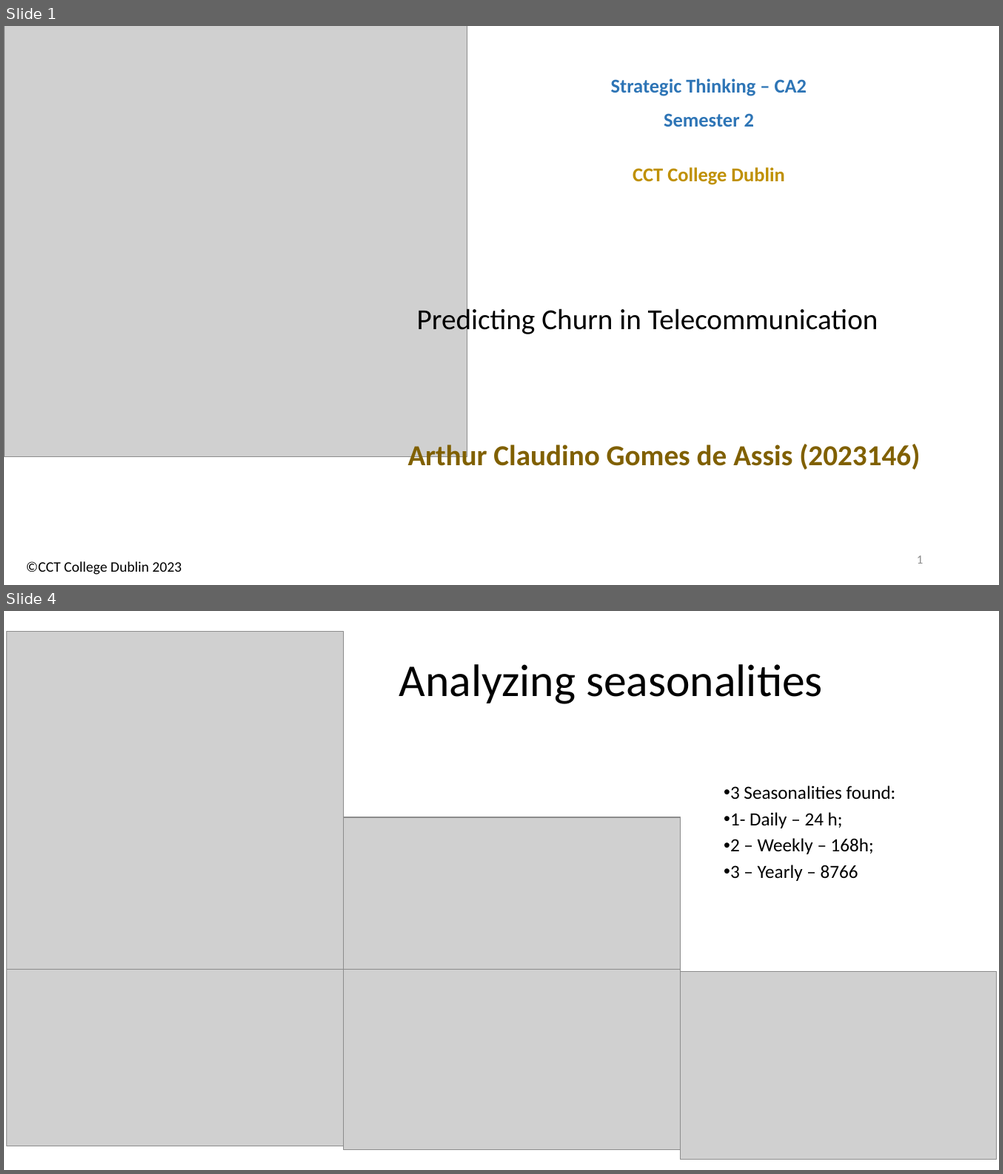
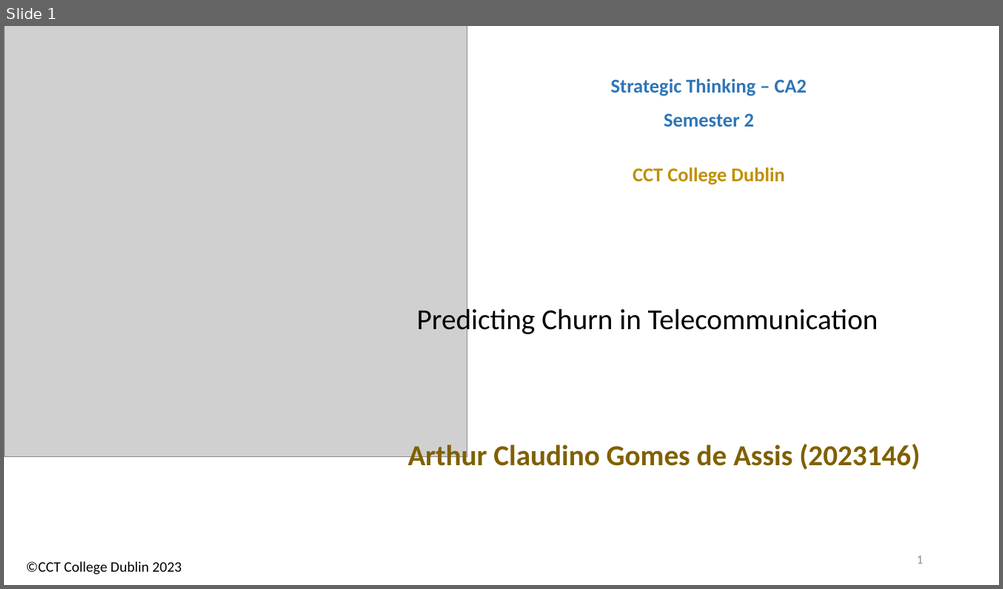
Before and after one commit to arthurcct2023/Python-Predicting-Churn-in-Telecommunication, a slide deck: ArthurAssis_ST_HDip_CA2_Semester2.pptx. Shown one above the other, each under a label of ours: slides 1 and 4 before the commit, slide 1 after it; the slides between them are not shown. The pictures are 1003x1174 and 1003x589 pixels, drawn with LibreOffice and Linux fonts; fonts in the diff are those of the drawing; grey boxes stand for pictures. Boxes give left, top, right and bottom in pixels: in the first picture for what was removed or moved away, otherwise in the second. Text is boxed around its words. In the diff, an @@ line names an element or a change of style, - is before the commit and + after.

```diff
--- a/ArthurAssis_ST_HDip_CA2_Semester2.pptx
+++ b/ArthurAssis_ST_HDip_CA2_Semester2.pptx
@@ slide 4 removed at (x1=4, y1=611, x2=999, y2=1170), background #FFFFFF @@
@@ picture removed at (x1=6, y1=632, x2=344, y2=970) @@
@@ title removed at (x1=399, y1=664, x2=822, y2=704) @@
-Analyzing seasonalities
@@ text removed at (x1=730, y1=786, x2=896, y2=881) @@
-• 3 Seasonalities found:
-• 1- Daily – 24 h;
-• 2 – Weekly – 168h;
-• 3 – Yearly – 8766 h
@@ picture removed at (x1=344, y1=817, x2=680, y2=972) @@
@@ picture removed at (x1=6, y1=970, x2=344, y2=1147) @@
@@ picture removed at (x1=344, y1=970, x2=680, y2=1150) @@
@@ picture removed at (x1=680, y1=971, x2=997, y2=1159) @@
```
Also in this commit, not shown: 13 slides added, 4 other slides removed, 8 other files.
